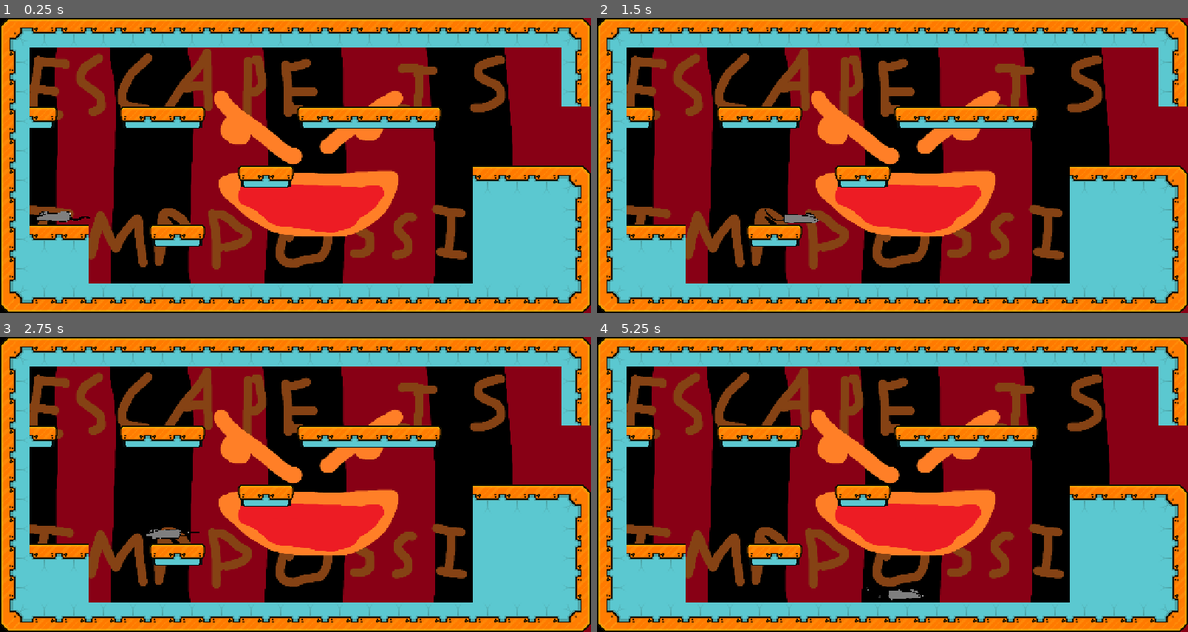
Above: before the commit, frames 1-4 (two rows, left to right).
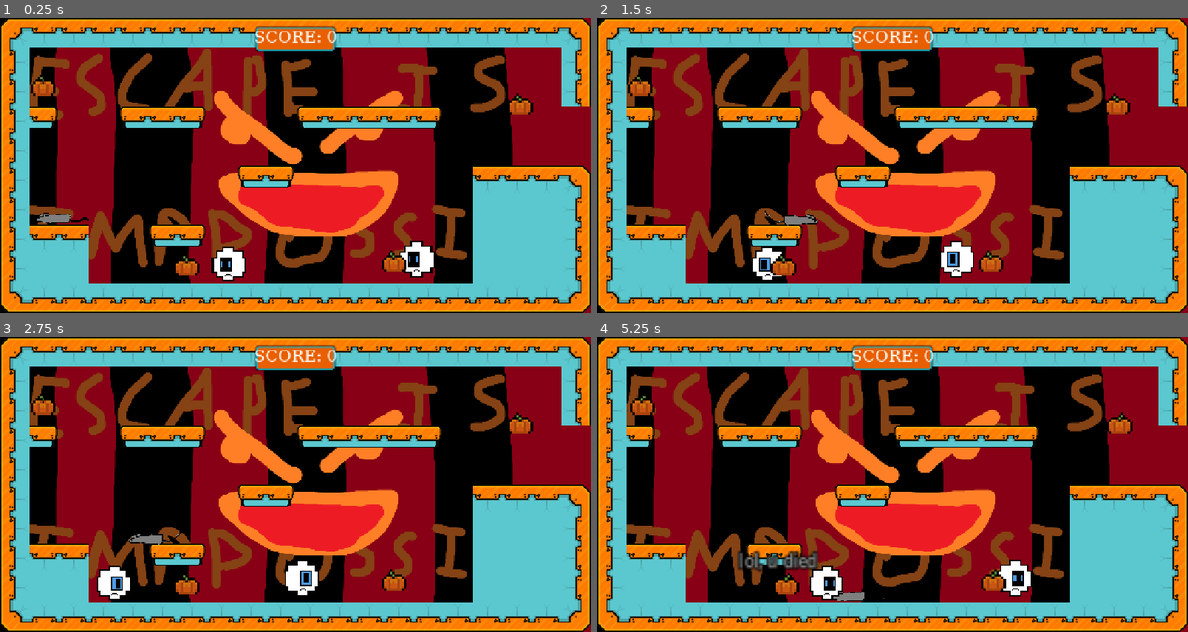
Above: after the commit, the same moments.

Repository: Lionroar28/THE-RAT-IN-THE-LAB
Game: Godot game, scene res://Scenes/main.tscn
Two runs of this game, one before a commit and one after it. Both use one fixed random seed, a clock stepped at 60 frames per second and the inputs below.
Inputs (mouse positions are in pixels of both pictures, inside the frame that each line leads up to):
- Up to frame 1 (0.25 s): no input
- Up to frame 2 (1.5 s): tap Enter at 0.5 s; move the mouse to (1022, 150) at 0.52 s; hold Right (right) from 0.53 s (still down); tap Alt at 0.6 s; click (1022, 150) at 0.67 s; tap W (jump) at 0.77 s; move the mouse to (774, 180) at 1.27 s; tap Shift at 1.35 s
- Up to frame 3 (2.75 s): tap W (jump) at 1.52 s; move the mouse to (354, 419) at 2.02 s; release Right (right) at 2.03 s; hold Left (left) from 2.03 s (still down); tap Alt at 2.1 s
- Up to frame 4 (5.25 s): move the mouse to (862, 543) at 2.77 s; release Left (left) at 2.78 s; hold Right (right) 2.78-4.28 s; tap Shift at 2.85, 4.35 s; click (862, 543) at 2.92 s; tap W (jump) at 3.02, 3.77, 4.52 s; move the mouse to (1069, 528) at 3.52 s; tap Alt at 3.6, 5.1 s; move the mouse to (715, 440) at 4.27 s; hold Left (left) 4.28-5.03 s; move the mouse to (922, 484) at 5.02 s; hold Right (right) from 5.03 s (still down); click (922, 484) at 5.17 s

The runs differ from the first frame. In frame 1, 3.2% of the frame differs, in the area x 5-91%, y 2-90%; in frame 2, 3.0%; in frame 3, 3.2%; in frame 4, 4.0%.

Commit message:
things-added

Diff:
--- /dev/null
+++ b/Scenes/floating_eye.tscn
@@ -0,0 +1,239 @@
+[gd_scene format=3 uid="uid://ckmy67u7fbgsb"]
+
+[ext_resource type="Texture2D" uid="uid://cikcxpumo6vtb" path="res://assets/Sprites/enemies/floating eye enemy.png" id="1_jqqqt"]
+[ext_resource type="Script" uid="uid://ctrdc7736ywnr" path="res://scripts/floating_eye.gd" id="2_nwopl"]
+[ext_resource type="AudioStream" uid="uid://dvy1rgawdv77h" path="res://assets/sounds/roblox-death-sound_1.mp3" id="3_p243u"]
+
+[sub_resource type="AtlasTexture" id="AtlasTexture_nwopl"]
+atlas = ExtResource("1_jqqqt")
+region = Rect2(0, 0, 58, 58)
+
+[sub_resource type="AtlasTexture" id="AtlasTexture_p243u"]
+atlas = ExtResource("1_jqqqt")
+region = Rect2(58, 0, 58, 58)
+
+[sub_resource type="AtlasTexture" id="AtlasTexture_kvbac"]
+atlas = ExtResource("1_jqqqt")
+region = Rect2(116, 0, 58, 58)
+
+[sub_resource type="AtlasTexture" id="AtlasTexture_mgng2"]
+atlas = ExtResource("1_jqqqt")
+region = Rect2(174, 0, 58, 58)
+
+[sub_resource type="AtlasTexture" id="AtlasTexture_2grfh"]
+atlas = ExtResource("1_jqqqt")
+region = Rect2(0, 58, 58, 58)
+
+[sub_resource type="AtlasTexture" id="AtlasTexture_1sc5k"]
+atlas = ExtResource("1_jqqqt")
+region = Rect2(58, 58, 58, 58)
+
+[sub_resource type="AtlasTexture" id="AtlasTexture_wt3cq"]
+atlas = ExtResource("1_jqqqt")
+region = Rect2(116, 58, 58, 58)
+
+[sub_resource type="AtlasTexture" id="AtlasTexture_rul4x"]
+atlas = ExtResource("1_jqqqt")
+region = Rect2(174, 58, 58, 58)
+
+[sub_resource type="AtlasTexture" id="AtlasTexture_h6l83"]
+atlas = ExtResource("1_jqqqt")
+region = Rect2(0, 116, 58, 58)
+
+[sub_resource type="AtlasTexture" id="AtlasTexture_odfcn"]
+atlas = ExtResource("1_jqqqt")
+region = Rect2(58, 116, 58, 58)
+
+[sub_resource type="AtlasTexture" id="AtlasTexture_r12fp"]
+atlas = ExtResource("1_jqqqt")
+region = Rect2(116, 116, 58, 58)
+
+[sub_resource type="AtlasTexture" id="AtlasTexture_032y5"]
+atlas = ExtResource("1_jqqqt")
+region = Rect2(0, 0, 58, 58)
+
+[sub_resource type="SpriteFrames" id="SpriteFrames_gxsqa"]
+animations = [{
+"frames": [{
+"duration": 1.0,
+"texture": SubResource("AtlasTexture_nwopl")
+}, {
+"duration": 1.0,
+"texture": SubResource("AtlasTexture_p243u")
+}, {
+"duration": 1.0,
+"texture": SubResource("AtlasTexture_kvbac")
+}, {
+"duration": 1.0,
+"texture": SubResource("AtlasTexture_mgng2")
+}, {
+"duration": 1.0,
+"texture": SubResource("AtlasTexture_2grfh")
+}, {
+"duration": 1.0,
+"texture": SubResource("AtlasTexture_1sc5k")
+}, {
+"duration": 1.0,
+"texture": SubResource("AtlasTexture_wt3cq")
+}, {
+"duration": 1.0,
+"texture": SubResource("AtlasTexture_rul4x")
+}, {
+"duration": 1.0,
+"texture": SubResource("AtlasTexture_h6l83")
+}, {
+"duration": 1.0,
+"texture": SubResource("AtlasTexture_odfcn")
+}, {
+"duration": 1.0,
+"texture": SubResource("AtlasTexture_r12fp")
+}, {
+"duration": 1.0,
+"texture": SubResource("AtlasTexture_032y5")
+}, {
+"duration": 1.0,
+"texture": SubResource("AtlasTexture_032y5")
+}, {
+"duration": 1.0,
+"texture": SubResource("AtlasTexture_032y5")
+}, {
+"duration": 1.0,
+"texture": SubResource("AtlasTexture_032y5")
+}, {
+"duration": 1.0,
+"texture": SubResource("AtlasTexture_032y5")
+}, {
+"duration": 1.0,
+"texture": SubResource("AtlasTexture_032y5")
+}, {
+"duration": 1.0,
+"texture": SubResource("AtlasTexture_032y5")
+}, {
+"duration": 1.0,
+"texture": SubResource("AtlasTexture_032y5")
+}, {
+"duration": 1.0,
+"texture": SubResource("AtlasTexture_032y5")
+}, {
+"duration": 1.0,
+"texture": SubResource("AtlasTexture_032y5")
+}, {
+"duration": 1.0,
+"texture": SubResource("AtlasTexture_032y5")
+}, {
+"duration": 1.0,
+"texture": SubResource("AtlasTexture_032y5")
+}, {
+"duration": 1.0,
+"texture": SubResource("AtlasTexture_032y5")
+}, {
+"duration": 1.0,
+"texture": SubResource("AtlasTexture_032y5")
+}, {
+"duration": 1.0,
+"texture": SubResource("AtlasTexture_032y5")
+}, {
+"duration": 1.0,
+"texture": SubResource("AtlasTexture_032y5")
+}, {
+"duration": 1.0,
+"texture": SubResource("AtlasTexture_032y5")
+}, {
+"duration": 1.0,
+"texture": SubResource("AtlasTexture_032y5")
+}, {
+"duration": 1.0,
+"texture": SubResource("AtlasTexture_032y5")
+}, {
+"duration": 1.0,
+"texture": SubResource("AtlasTexture_032y5")
+}, {
+"duration": 1.0,
+"texture": SubResource("AtlasTexture_032y5")
+}, {
+"duration": 1.0,
+"texture": SubResource("AtlasTexture_032y5")
+}, {
+"duration": 1.0,
+"texture": SubResource("AtlasTexture_032y5")
+}, {
+"duration": 1.0,
+"texture": SubResource("AtlasTexture_032y5")
+}, {
+"duration": 1.0,
+"texture": SubResource("AtlasTexture_032y5")
+}, {
+"duration": 1.0,
+"texture": SubResource("AtlasTexture_032y5")
+}, {
+"duration": 1.0,
+"texture": SubResource("AtlasTexture_032y5")
+}, {
+"duration": 1.0,
+"texture": SubResource("AtlasTexture_032y5")
+}, {
+"duration": 1.0,
+"texture": SubResource("AtlasTexture_032y5")
+}, {
+"duration": 1.0,
+"texture": SubResource("AtlasTexture_032y5")
+}, {
+"duration": 1.0,
+"texture": SubResource("AtlasTexture_032y5")
+}, {
+"duration": 1.0,
+"texture": SubResource("AtlasTexture_032y5")
+}, {
+"duration": 1.0,
+"texture": SubResource("AtlasTexture_032y5")
+}],
+"loop": 1,
+"name": &"all",
+"speed": 10.0
+}]
+
+[sub_resource type="CircleShape2D" id="CircleShape2D_dija0"]
+radius = 13.0
+
+[node name="floating eye" type="Area2D" unique_id=1663265921]
+scale = Vector2(2.9, 2.9)
+script = ExtResource("2_nwopl")
+
+[node name="AnimatedSprite2D" type="AnimatedSprite2D" parent="." unique_id=232129387]
+texture_filter = 1
+position = Vector2(0.34482956, -1.3793097)
+scale = Vector2(0.99999994, 0.99999994)
+sprite_frames = SubResource("SpriteFrames_gxsqa")
+animation = &"all"
+autoplay = "all"
+frame_progress = 0.18505491
+
+[node name="CollisionShape2D" type="CollisionShape2D" parent="." unique_id=1622376132]
+position = Vector2(1.7241402, 0)
+scale = Vector2(0.9999999, 0.9999999)
+shape = SubResource("CircleShape2D_dija0")
+
+[node name="Timer" type="Timer" parent="." unique_id=218839433]
+wait_time = 2.6999999999999997
+autostart = true
+
+[node name="Label" type="Label" parent="." unique_id=1500097403]
+texture_filter = 2
+offset_left = -68.62068
+offset_top = -25.862068
+offset_right = 2.3793182
+offset_bottom = -2.8620682
+theme_override_colors/font_color = Color(0.5931336, 0.59313357, 0.59313357, 1)
+theme_override_colors/font_outline_color = Color(0, 0, 0, 1)
+theme_override_constants/line_spacing = 3
+theme_override_constants/paragraph_spacing = 0
+theme_override_constants/outline_size = 6
+theme_override_font_sizes/font_size = 13
+text = "lol, u died"
+
+[node name="oof" type="AudioStreamPlayer2D" parent="." unique_id=893450083]
+stream = ExtResource("3_p243u")
+volume_db = 24.0
+
+[connection signal="body_entered" from="." to="." method="_on_body_entered"]
+[connection signal="timeout" from="Timer" to="." method="_on_timer_timeout"]
--- a/Scenes/level_1.tscn
+++ b/Scenes/level_1.tscn
@@ -14,6 +14,8 @@
 [ext_resource type="Texture2D" uid="uid://mxkodkbdvcdb" path="res://assets/lab_tileset/pngs/orange_blue/left_tile.png" id="8_oovug"]
 [ext_resource type="Texture2D" uid="uid://buq1pqvvrlvvk" path="res://assets/lab_tileset/pngs/orange_blue/color.png" id="12_oovug"]
 [ext_resource type="PackedScene" uid="uid://bcut5vgfeh7a5" path="res://Scenes/player.tscn" id="13_6r07y"]
+[ext_resource type="PackedScene" uid="uid://ckmy67u7fbgsb" path="res://Scenes/floating_eye.tscn" id="15_oovug"]
+[ext_resource type="PackedScene" uid="uid://dubpkgrw6gi3y" path="res://Scenes/pumpkin.tscn" id="16_8i23i"]
 
 [sub_resource type="TileSetAtlasSource" id="TileSetAtlasSource_8i23i"]
 texture = ExtResource("1_xrdnt")
@@ -117,5 +119,28 @@
 tile_map_data = PackedByteArray("AAAAAAAABAAAAAAAAAAAAAEACAAAAAAAAAAAAAIACAAAAAAAAAAAAAMACAAAAAAAAAABAAAAAQAAAAAAAAACAA …(1248 unchanged characters)…
 tile_set = SubResource("TileSet_6iw57")
 
-[node name="CharacterBody2D" parent="." unique_id=1763819368 instance=ExtResource("13_6r07y")]
+[node name="player" parent="." unique_id=1763819368 instance=ExtResource("13_6r07y")]
 position = Vector2(126, 392)
+
+[node name="enemies" type="Node2D" parent="." unique_id=1201277704]
+
+[node name="floating eye" parent="enemies" unique_id=1663265921 instance=ExtResource("15_oovug")]
+position = Vector2(517, 534)
+scale = Vector2(2.8, 2.8)
+
+[node name="floating eye2" parent="enemies" unique_id=42374606 instance=ExtResource("15_oovug")]
+position = Vector2(924.99994, 522.99994)
+
+[node name="pumpkins" type="Node2D" parent="." unique_id=545761383]
+
+[node name="pumpkin" parent="pumpkins" unique_id=158996940 instance=ExtResource("16_8i23i")]
+position = Vector2(96, 118.00001)
+
+[node name="pumpkin2" parent="pumpkins" unique_id=1580217097 instance=ExtResource("16_8i23i")]
+position = Vector2(1129, 160)
+
+[node name="pumpkin3" parent="pumpkins" unique_id=1187136722 instance=ExtResource("16_8i23i")]
+position = Vector2(855.99994, 499.99997)
+
+[node name="pumpkin4" parent="pumpkins" unique_id=2058151839 instance=ExtResource("16_8i23i")]
+position = Vector2(407, 506.99997)
--- a/Scenes/main.tscn
+++ b/Scenes/main.tscn
@@ -1,7 +1,188 @@
 [gd_scene format=3 uid="uid://edwkl2y6pebd"]
 
+[ext_resource type="Script" uid="uid://6d0cy0f0tl2l" path="res://scripts/main.gd" id="1_bo1nx"]
 [ext_resource type="PackedScene" uid="uid://2u8xq1srg5hv" path="res://Scenes/level_1.tscn" id="1_jjgbg"]
 
+[sub_resource type="StyleBoxFlat" id="StyleBoxFlat_gxsqa"]
+bg_color = Color(0.9098039, 0.37254903, 0, 1)
+border_width_left = 3
+border_width_top = 3
+border_width_right = 3
+border_width_bottom = 3
+border_color = Color(0.12464369, 0.6685811, 0.72872955, 1)
+corner_radius_top_left = 5
+corner_radius_top_right = 5
+corner_radius_bottom_right = 5
+corner_radius_bottom_left = 5
+shadow_size = 5
+
+[sub_resource type="FontFile" id="FontFile_dija0"]
+cache/0/variation_coordinates = {}
+cache/0/face_index = 0
+cache/0/embolden = 0.0
+cache/0/transform = Transform2D(1, 0, 0, 1, 0, 0)
+cache/0/spacing_top = 0
+cache/0/spacing_bottom = 0
+cache/0/spacing_space = 0
+cache/0/spacing_glyph = 0
+cache/0/baseline_offset = 0.0
+cache/0/16/0/ascent = 0.0
+cache/0/16/0/descent = 0.0
+cache/0/16/0/underline_position = 0.0
+cache/0/16/0/underline_thickness = 0.0
+cache/0/16/0/scale = 1.0
+cache/0/17/0/ascent = 0.0
+cache/0/17/0/descent = 0.0
+cache/0/17/0/underline_position = 0.0
+cache/0/17/0/underline_thickness = 0.0
+cache/0/17/0/scale = 1.0
+cache/0/18/0/ascent = 0.0
+cache/0/18/0/descent = 0.0
+cache/0/18/0/underline_position = 0.0
+cache/0/18/0/underline_thickness = 0.0
+cache/0/18/0/scale = 1.0
+cache/0/19/0/ascent = 0.0
+cache/0/19/0/descent = 0.0
+cache/0/19/0/underline_position = 0.0
+cache/0/19/0/underline_thickness = 0.0
+cache/0/19/0/scale = 1.0
+cache/0/20/0/ascent = 0.0
+cache/0/20/0/descent = 0.0
+cache/0/20/0/underline_position = 0.0
+cache/0/20/0/underline_thickness = 0.0
+cache/0/20/0/scale = 1.0
+cache/0/21/0/ascent = 0.0
+cache/0/21/0/descent = 0.0
+cache/0/21/0/underline_position = 0.0
+cache/0/21/0/underline_thickness = 0.0
+cache/0/21/0/scale = 1.0
+cache/0/22/0/ascent = 0.0
+cache/0/22/0/descent = 0.0
+cache/0/22/0/underline_position = 0.0
+cache/0/22/0/underline_thickness = 0.0
+cache/0/22/0/scale = 1.0
+cache/0/23/0/ascent = 0.0
+cache/0/23/0/descent = 0.0
+cache/0/23/0/underline_position = 0.0
+cache/0/23/0/underline_thickness = 0.0
+cache/0/23/0/scale = 1.0
+cache/0/24/0/ascent = 0.0
+cache/0/24/0/descent = 0.0
+cache/0/24/0/underline_position = 0.0
+cache/0/24/0/underline_thickness = 0.0
+cache/0/24/0/scale = 1.0
+cache/0/25/0/ascent = 0.0
+cache/0/25/0/descent = 0.0
+cache/0/25/0/underline_position = 0.0
+cache/0/25/0/underline_thickness = 0.0
+cache/0/25/0/scale = 1.0
+cache/0/26/0/ascent = 0.0
+cache/0/26/0/descent = 0.0
+cache/0/26/0/underline_position = 0.0
+cache/0/26/0/underline_thickness = 0.0
+cache/0/26/0/scale = 1.0
+cache/0/27/0/ascent = 0.0
+cache/0/27/0/descent = 0.0
+cache/0/27/0/underline_position = 0.0
+cache/0/27/0/underline_thickness = 0.0
+cache/0/27/0/scale = 1.0
+cache/0/28/0/ascent = 0.0
+cache/0/28/0/descent = 0.0
+cache/0/28/0/underline_position = 0.0
+cache/0/28/0/underline_thickness = 0.0
+cache/0/28/0/scale = 1.0
+cache/0/29/0/ascent = 0.0
+cache/0/29/0/descent = 0.0
+cache/0/29/0/underline_position = 0.0
+cache/0/29/0/underline_thickness = 0.0
+cache/0/29/0/scale = 1.0
+cache/0/30/0/ascent = 0.0
+cache/0/30/0/descent = 0.0
+cache/0/30/0/underline_position = 0.0
+cache/0/30/0/underline_thickness = 0.0
+cache/0/30/0/scale = 1.0
+cache/0/31/0/ascent = 0.0
+cache/0/31/0/descent = 0.0
+cache/0/31/0/underline_position = 0.0
+cache/0/31/0/underline_thickness = 0.0
+cache/0/31/0/scale = 1.0
+cache/0/32/0/ascent = 0.0
+cache/0/32/0/descent = 0.0
+cache/0/32/0/underline_position = 0.0
+cache/0/32/0/underline_thickness = 0.0
+cache/0/32/0/scale = 1.0
+cache/0/33/0/ascent = 0.0
+cache/0/33/0/descent = 0.0
+cache/0/33/0/underline_position = 0.0
+cache/0/33/0/underline_thickness = 0.0
+cache/0/33/0/scale = 1.0
+cache/0/34/0/ascent = 0.0
+cache/0/34/0/descent = 0.0
+cache/0/34/0/underline_position = 0.0
+cache/0/34/0/underline_thickness = 0.0
+cache/0/34/0/scale = 1.0
+cache/0/35/0/ascent = 0.0
+cache/0/35/0/descent = 0.0
+cache/0/35/0/underline_position = 0.0
+cache/0/35/0/underline_thickness = 0.0
+cache/0/35/0/scale = 1.0
+cache/0/36/0/ascent = 0.0
+cache/0/36/0/descent = 0.0
+cache/0/36/0/underline_position = 0.0
+cache/0/36/0/underline_thickness = 0.0
+cache/0/36/0/scale = 1.0
+cache/0/37/0/ascent = 0.0
+cache/0/37/0/descent = 0.0
+cache/0/37/0/underline_position = 0.0
+cache/0/37/0/underline_thickness = 0.0
+cache/0/37/0/scale = 1.0
+cache/0/38/0/ascent = 0.0
+cache/0/38/0/descent = 0.0
+cache/0/38/0/underline_position = 0.0
+cache/0/38/0/underline_thickness = 0.0
+cache/0/38/0/scale = 1.0
+cache/0/39/0/ascent = 0.0
+cache/0/39/0/descent = 0.0
+cache/0/39/0/underline_position = 0.0
+cache/0/39/0/underline_thickness = 0.0
+cache/0/39/0/scale = 1.0
+cache/0/40/0/ascent = 0.0
+cache/0/40/0/descent = 0.0
+cache/0/40/0/underline_position = 0.0
+cache/0/40/0/underline_thickness = 0.0
+cache/0/40/0/scale = 1.0
+
 [node name="main" type="Node2D" unique_id=881369080]
+script = ExtResource("1_bo1nx")
 
 [node name="level1" parent="." unique_id=105112617 instance=ExtResource("1_jjgbg")]
+
+[node name="pointHUD" type="CanvasLayer" parent="." unique_id=2063239038]
+
+[node name="scorecanvas" type="Panel" parent="pointHUD" unique_id=1315236824]
+anchors_preset = 5
+anchor_left = 0.5
+anchor_right = 0.5
+offset_left = -85.0
+offset_top = 21.0
+offset_right = 85.0
+offset_bottom = 71.0
+grow_horizontal = 2
+theme_override_styles/panel = SubResource("StyleBoxFlat_gxsqa")
+
+[node name="scorelabel" type="Label" parent="pointHUD/scorecanvas" unique_id=1210269349]
+layout_mode = 1
+anchors_preset = 8
+anchor_left = 0.5
+anchor_top = 0.5
+anchor_right = 0.5
+anchor_bottom = 0.5
+offset_left = -64.0
+offset_top = -22.0
+offset_right = 64.0
+offset_bottom = 22.0
+grow_horizontal = 2
+grow_vertical = 2
+theme_override_fonts/font = SubResource("FontFile_dija0")
+theme_override_font_sizes/font_size = 36
+text = "SCORE: 0"
--- a/Scenes/player.tscn
+++ b/Scenes/player.tscn
@@ -259,9 +259,9 @@
 }]
 
 [sub_resource type="RectangleShape2D" id="RectangleShape2D_gxsqa"]
-size = Vector2(70, 69)
-
-[node name="CharacterBody2D" type="CharacterBody2D" unique_id=1763819368]
+size = Vector2(120, 66)
+
+[node name="player" type="CharacterBody2D" unique_id=1763819368]
 script = ExtResource("1_vgqql")
 
 [node name="AnimatedSprite2D" type="AnimatedSprite2D" parent="." unique_id=1244413510]
@@ -274,7 +274,7 @@
 frame_progress = 0.21040496
 
 [node name="CollisionShape2D" type="CollisionShape2D" parent="." unique_id=1852867671]
-position = Vector2(-16, 19)
+position = Vector2(8, 17)
 shape = SubResource("RectangleShape2D_gxsqa")
 
 [node name="jumpsound" type="AudioStreamPlayer2D" parent="." unique_id=1528349931]
--- /dev/null
+++ b/Scenes/pumpkin.tscn
@@ -0,0 +1,97 @@
+[gd_scene format=3 uid="uid://dubpkgrw6gi3y"]
+
+[ext_resource type="Texture2D" uid="uid://ci68ycwddcfl8" path="res://assets/pixel_pumpkins.png" id="1_4thn5"]
+[ext_resource type="Script" uid="uid://c515d3rl3tko6" path="res://scripts/pumpkin.gd" id="1_syw7a"]
+[ext_resource type="Texture2D" uid="uid://bfytvxy41641x" path="res://assets/Collected.png" id="2_twh7v"]
+
+[sub_resource type="AtlasTexture" id="AtlasTexture_tgifl"]
+atlas = ExtResource("2_twh7v")
+region = Rect2(0, 0, 32, 32)
+
+[sub_resource type="AtlasTexture" id="AtlasTexture_ws2ld"]
+atlas = ExtResource("2_twh7v")
+region = Rect2(32, 0, 32, 32)
+
+[sub_resource type="AtlasTexture" id="AtlasTexture_itmsq"]
+atlas = ExtResource("2_twh7v")
+region = Rect2(64, 0, 32, 32)
+
+[sub_resource type="AtlasTexture" id="AtlasTexture_dw5pv"]
+atlas = ExtResource("2_twh7v")
+region = Rect2(96, 0, 32, 32)
+
+[sub_resource type="AtlasTexture" id="AtlasTexture_psb4m"]
+atlas = ExtResource("2_twh7v")
+region = Rect2(128, 0, 32, 32)
+
+[sub_resource type="AtlasTexture" id="AtlasTexture_q51sf"]
+atlas = ExtResource("2_twh7v")
+region = Rect2(160, 0, 32, 32)
+
+[sub_resource type="AtlasTexture" id="AtlasTexture_mjg1r"]
+atlas = ExtResource("1_4thn5")
+region = Rect2(0, 16, 16, 16)
+
+[sub_resource type="AtlasTexture" id="AtlasTexture_syw7a"]
+atlas = ExtResource("1_4thn5")
+region = Rect2(0, 0, 16, 16)
+
+[sub_resource type="SpriteFrames" id="SpriteFrames_gxsqa"]
+animations = [{
+"frames": [{
+"duration": 1.0,
+"texture": SubResource("AtlasTexture_tgifl")
+}, {
+"duration": 1.0,
+"texture": SubResource("AtlasTexture_ws2ld")
+}, {
+"duration": 1.0,
+"texture": SubResource("AtlasTexture_itmsq")
+}, {
+"duration": 1.0,
+"texture": SubResource("AtlasTexture_dw5pv")
+}, {
+"duration": 1.0,
+"texture": SubResource("AtlasTexture_psb4m")
+}, {
+"duration": 1.0,
+"texture": SubResource("AtlasTexture_q51sf")
+}],
+"loop": 1,
+"name": &"collected",
+"speed": 20.0
+}, {
+"frames": [{
+"duration": 1.0,
+"texture": SubResource("AtlasTexture_mjg1r")
+}, {
+"duration": 1.0,
+"texture": SubResource("AtlasTexture_syw7a")
+}],
+"loop": 1,
+"name": &"pumpkin",
+"speed": 5.0
+}]
+
+[sub_resource type="CircleShape2D" id="CircleShape2D_gxsqa"]
+radius = 5.3437347
+
+[node name="pumpkin" type="Area2D" unique_id=158996940]
+position = Vector2(230, 115)
+scale = Vector2(5, 5)
+script = ExtResource("1_syw7a")
+
+[node name="AnimatedSprite2D" type="AnimatedSprite2D" parent="." unique_id=224874437]
+texture_filter = 1
+position = Vector2(0, 2)
+sprite_frames = SubResource("SpriteFrames_gxsqa")
+animation = &"pumpkin"
+autoplay = "pumpkin"
+frame_progress = 0.94308335
+
+[node name="CollisionShape2D" type="CollisionShape2D" parent="." unique_id=1202294157]
+position = Vector2(0, 6)
+shape = SubResource("CircleShape2D_gxsqa")
+
+[connection signal="body_entered" from="." to="." method="_on_body_entered"]
+[connection signal="animation_looped" from="AnimatedSprite2D" to="." method="_on_animated_sprite_2d_animation_looped"]
--- /dev/null
+++ b/scripts/floating_eye.gd
@@ -0,0 +1,28 @@
+extends Area2D
+@onready var animated_sprite_2d: AnimatedSprite2D = $AnimatedSprite2D
+@onready var oof: AudioStreamPlayer2D = $oof
+
+signal player_died
+const SPEED = 100.0
+var direction = -1.0
+
+# Called when the node enters the scene tree for the first time.
+func _ready() -> void:
+	$Label.visible = false
+
+
+# Called every frame. 'delta' is the elapsed time since the previous frame.
+func _process(delta: float) -> void:
+	position.x += direction * SPEED * delta
+
+
+func _on_timer_timeout() -> void:
+	direction *= -1
+	animated_sprite_2d.flip_h = !animated_sprite_2d.flip_h
+
+
+func _on_body_entered(body: Node2D) -> void:
+	if body.name == "player" and body.alive:
+		player_died.emit(body)
+		$Label.visible = true
+		oof.play()
--- /dev/null
+++ b/scripts/main.gd
@@ -0,0 +1,36 @@
+extends Node2D
+@onready var scorelabel: Label = $pointHUD/scorecanvas/scorelabel
+
+var score: int = 0
+
+# Called when the node enters the scene tree for the first time.
+func _ready() -> void:
+	_setup_level()
+	print("hi")
+
+
+# Called every frame. 'delta' is the elapsed time since the previous frame.
+func _process(_delta: float) -> void:
+	pass
+
+func _setup_level() -> void:
+
+	var pumpkins = $level1.get_node_or_null("pumpkins")
+	if pumpkins:
+		for pumpkin in pumpkins.get_children():
+			if not pumpkin.collected.is_connected(_on_player_died):
+				pumpkin.collected.connect(increase_score)
+
+	var enemies = $level1.get_node_or_null("enemies")
+	if enemies:
+		for enemy in enemies.get_children():
+			if not enemy.player_died.is_connected(_on_player_died):
+				enemy.player_died.connect(_on_player_died)
+
+
+func _on_player_died(body):
+	body.die()
+
+func increase_score() -> void:
+	score += 1
+	scorelabel.text = "SCORE: %s" % score
--- a/scripts/player.gd
+++ b/scripts/player.gd
@@ -6,9 +6,12 @@
 
 const SPEED = 300.0
 const JUMP_VELOCITY = -850.0
-
+var alive = true
 
 func _physics_process(delta: float) -> void:
+
+	if !alive:
+		return
 
 	if velocity.x > 1 or velocity.x < -1:
 		animated_sprite_2d.animation = "walk"
@@ -39,3 +42,8 @@
 
 	if direction == -1.0:
 		animated_sprite_2d.flip_h = false
+
+
+func die() -> void:
+	animated_sprite_2d.animation = "idle"
+	alive = false
--- /dev/null
+++ b/scripts/pumpkin.gd
@@ -0,0 +1,28 @@
+extends Area2D
+@onready var collision_shape_2d: CollisionShape2D = $CollisionShape2D
+@onready var animated_sprite_2d: AnimatedSprite2D = $AnimatedSprite2D
+
+signal collected
+
+# Called when the node enters the scene tree for the first time.
+func _ready() -> void:
+	pass # Replace with function body.
+
+
+# Called every frame. 'delta' is the elapsed time since the previous frame.
+func _process(_delta: float) -> void:
+	pass
+
+
+func _on_body_entered(_body: Node2D) -> void:
+	animated_sprite_2d.animation = "collected"
+	collected.emit()
+	call_deferred("_disable_collision")
+
+func _disable_collision() -> void:
+	collision_shape_2d.disabled = true
+
+
+func _on_animated_sprite_2d_animation_looped() -> void:
+	if animated_sprite_2d.animation == "collected":
+		queue_free()
Binary file added: assets/Collected.png
Not shown, added: assets/Collected.png.import
Binary file added: assets/Sprites/enemies/floating eye enemy.png
Not shown, added: assets/Sprites/enemies/floating eye enemy.png.import
Binary file added: assets/pixel_pumpkins.png
Not shown, added: assets/pixel_pumpkins.png.import
Not shown, added: assets/sounds/roblox-death-sound_1.mp3.import
Not shown, added: scripts/floating_eye.gd.uid
Not shown, added: scripts/main.gd.uid
Not shown, added: scripts/pumpkin.gd.uid
Not shown, added: Scenes/floating_eye.tscn552785034.tmp
Not shown, added: assets/sounds/roblox-death-sound_1.mp3
